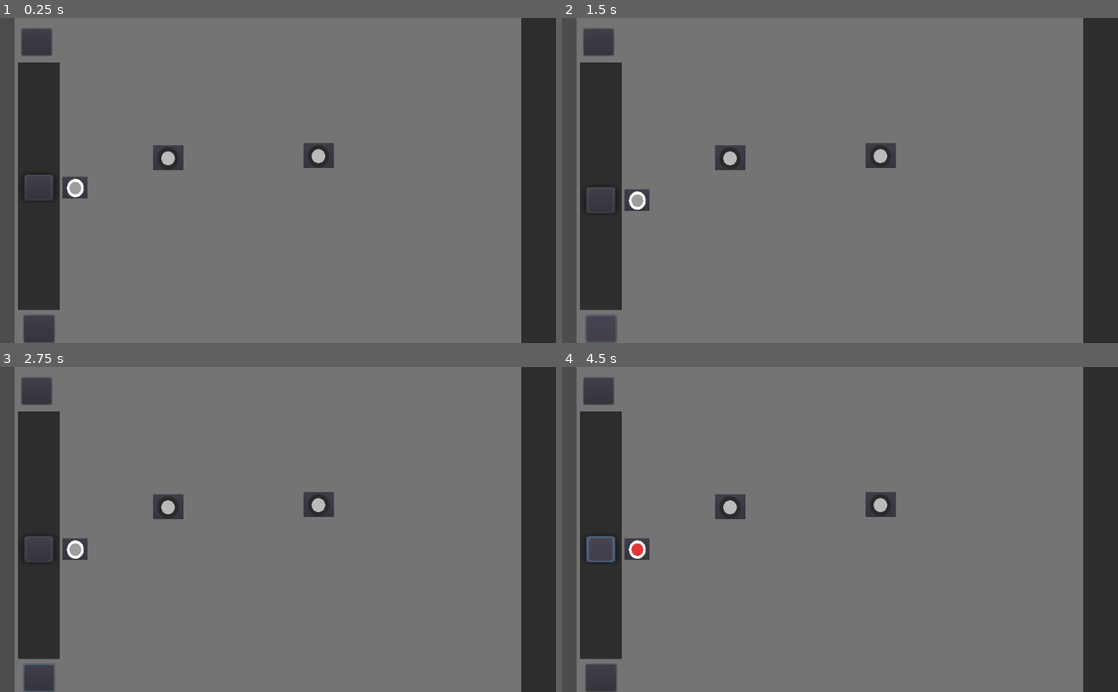
Above: before the commit, frames 1-4 (two rows, left to right).
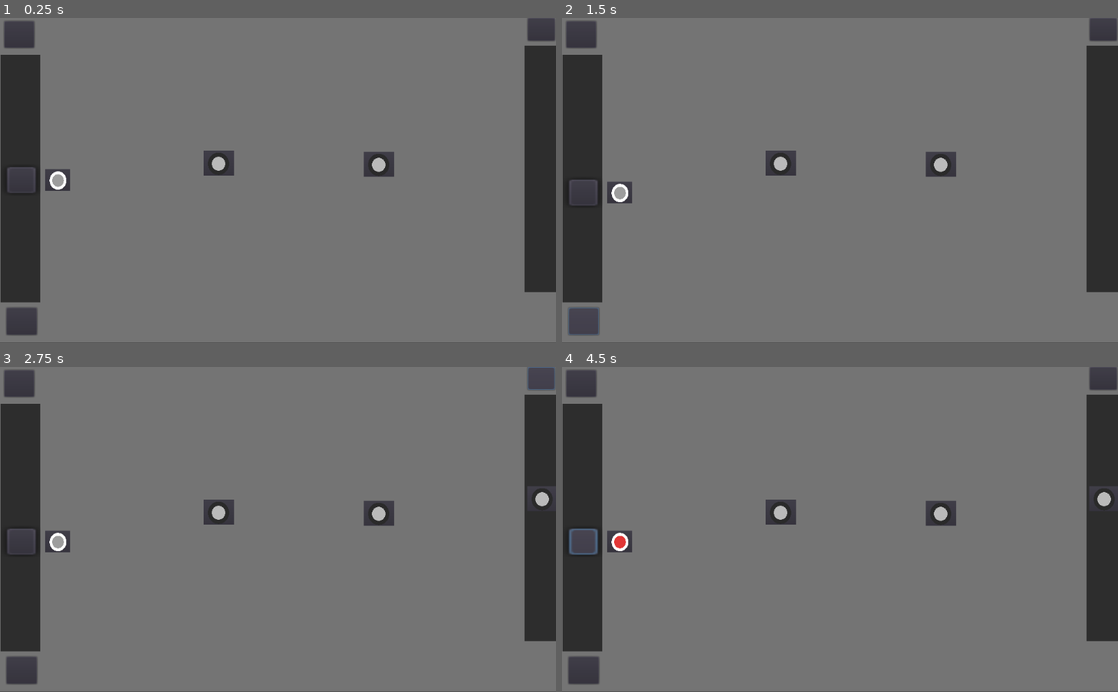
Above: after the commit, the same moments.

Repository: Boyquotes/Logic_Gates
Game: Godot game, scene res://board.tscn
Two runs of this game, one before a commit and one after it. Both use one fixed random seed, a clock stepped at 60 frames per second and the inputs below. This scene is started directly instead of the project's main scene.
Inputs (mouse positions are in pixels of both pictures, inside the frame that each line leads up to; where the layout moved, square brackets give the same spot in the first picture):
- Up to frame 1 (0.25 s): no input
- Up to frame 2 (1.5 s): click (578, 34) [600, 40] at 0.5 s; click (584, 320) [600, 330] at 1.25 s
- Up to frame 3 (2.75 s): click (539, 380) at 2.02 s
- Up to frame 4 (4.5 s): click (617, 542) [634, 549] at 2.75 s; click (617, 542) [634, 549] at 3.5 s; click (584, 542) [600, 549] at 4.25 s

The runs differ from the first frame. In frame 1, 11% of the frame differs, in the area x 0-100%, y 0-100%; in frame 2, 11%; in frame 3, 11%; in frame 4, 11%.

Commit message:
added output plug adding

Diff:
--- /dev/null
+++ b/board.gd
@@ -0,0 +1,23 @@
+extends ColorRect
+
+var num_outputs = 5
+var output_template = load("res://plug.tscn")
+
+func reposition_buttons():
+	var spacing = self.get_child(1).rect_size.y / (num_outputs - 4)
+	var y_input = spacing
+
+	for i in self.get_children():
+		print(i.get_name())
+		if "@" in i.get_name():
+			i.set_position(Vector2(975, y_input))
+			y_input += spacing
+
+func _on_add_output_pressed():
+	num_outputs += 1
+
+	var new_output = output_template.instance()
+	self.add_child(new_output)
+	reposition_buttons()
+
+	print(new_output.get_name())
--- a/board.tscn
+++ b/board.tscn
@@ -1,39 +1,51 @@
-[gd_scene load_steps=4 format=2]
+[gd_scene load_steps=5 format=2]
 
 [ext_resource path="res://output_board.tscn" type="PackedScene" id=1]
 [ext_resource path="res://input_board.tscn" type="PackedScene" id=2]
 [ext_resource path="res://plug.tscn" type="PackedScene" id=3]
+[ext_resource path="res://board.gd" type="Script" id=4]
 
 [node name="board" type="ColorRect"]
-margin_left = 27.0
+margin_left = -3.81079
 margin_top = -8.0
-margin_right = 986.0
-margin_bottom = 626.0
+margin_right = 1051.19
+margin_bottom = 599.0
 color = Color( 0.458824, 0.458824, 0.458824, 1 )
+script = ExtResource( 4 )
 __meta__ = {
 "_edit_use_anchors_": false
 }
 
 [node name="input_board" parent="." instance=ExtResource( 2 )]
-margin_left = 5.65167
-margin_top = 89.7184
-margin_right = 82.6517
-margin_bottom = 546.718
+margin_left = 4.81079
+margin_top = 75.7295
+margin_right = 77.8108
+margin_bottom = 532.729
+
+[node name="output_board" parent="." instance=ExtResource( 1 )]
+margin_left = 970.068
+margin_top = 58.513
+margin_right = 1035.07
+margin_bottom = 513.513
 
 [node name="plug" parent="." instance=ExtResource( 3 )]
-margin_left = 254.51
-margin_top = 242.679
-margin_right = 1802.51
-margin_bottom = 1400.68
+margin_left = 674.3
+margin_top = 254.571
+margin_right = 2222.3
+margin_bottom = 1412.57
 
 [node name="out_plug" parent="." instance=ExtResource( 3 )]
-margin_left = 531.595
-margin_top = 239.111
-margin_right = 2079.6
-margin_bottom = 1397.11
+margin_left = 379.376
+margin_top = 253.382
+margin_right = 1927.38
+margin_bottom = 1411.38
 
-[node name="output_board" parent="." instance=ExtResource( 1 )]
-margin_left = 933.0
-margin_top = 2.0
-margin_right = 998.0
-margin_bottom = 623.0
+[node name="add_output" type="Button" parent="."]
+margin_left = 976.056
+margin_top = 8.28063
+margin_right = 1026.06
+margin_bottom = 50.2806
+__meta__ = {
+"_edit_use_anchors_": false
+}
+[connection signal="pressed" from="add_output" to="." method="_on_add_output_pressed"]
